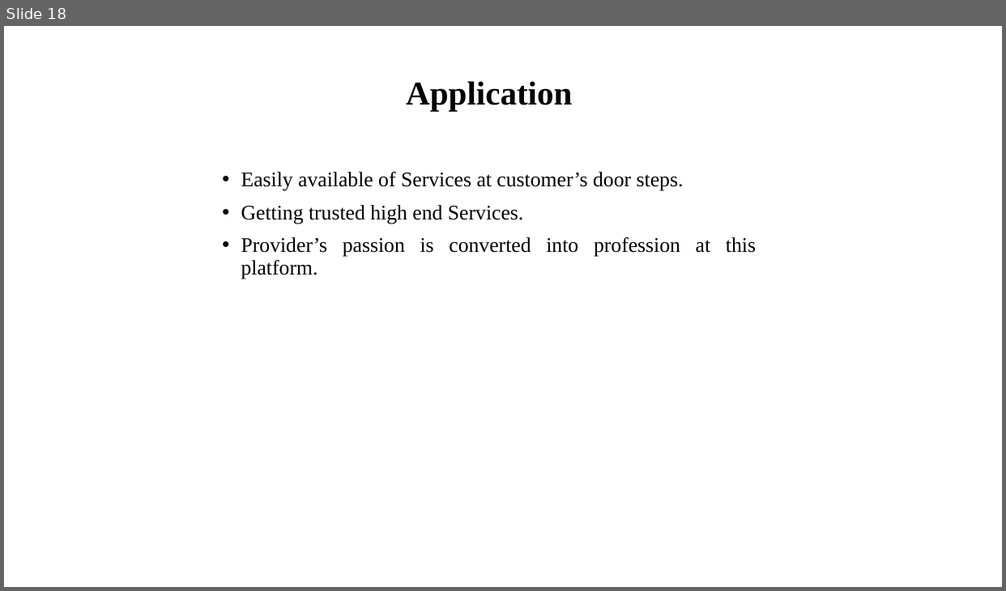
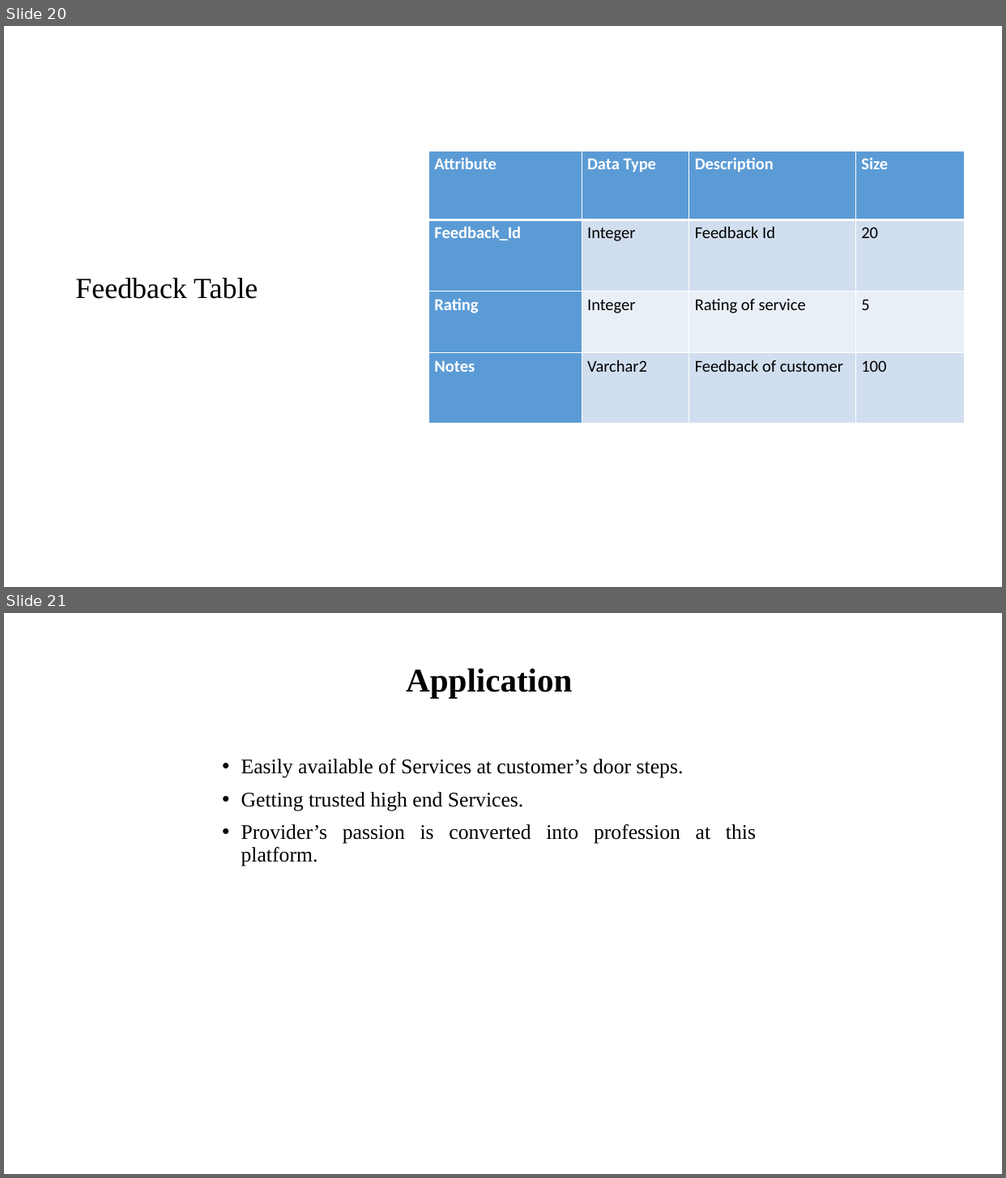
Before and after one commit to JSK-Developers/HEY-Provider-, a slide deck: HEY_Provider.pptx. Shown one above the other, each under a label of ours: slide 18 before the commit, slides 20 and 21 after it. The pictures are 1006x591 and 1006x1178 pixels, drawn with LibreOffice and Linux fonts; fonts in the diff are those of the drawing. Boxes give left, top, right and bottom in pixels: in the first picture for what was removed or moved away, otherwise in the second. Text is boxed around its words. In the diff, an @@ line names an element or a change of style, - is before the commit and + after.

```diff
--- a/HEY_Provider.pptx
+++ b/HEY_Provider.pptx
@@ slide 20 added at [4,26,1002,587], background #FFFFFF @@
@@ table added at [429,151,965,423], 4 rows, 4 columns @@
+Attribute | Data Type | Description | Size
+Feedback_Id | Integer | Feedback Id | 20
+Rating | Integer | Rating of service | 5
+Notes | Varchar2 | Feedback of customer | 100
@@ text added at [75,278,258,299], 28 pt, text #000000 @@
+Feedback Table
@@ what was slide 18 is now slide 21 @@
```
Also in this commit, not shown: 6 slides changed, 3 other slides added, 1 slide removed, 5 other files.
